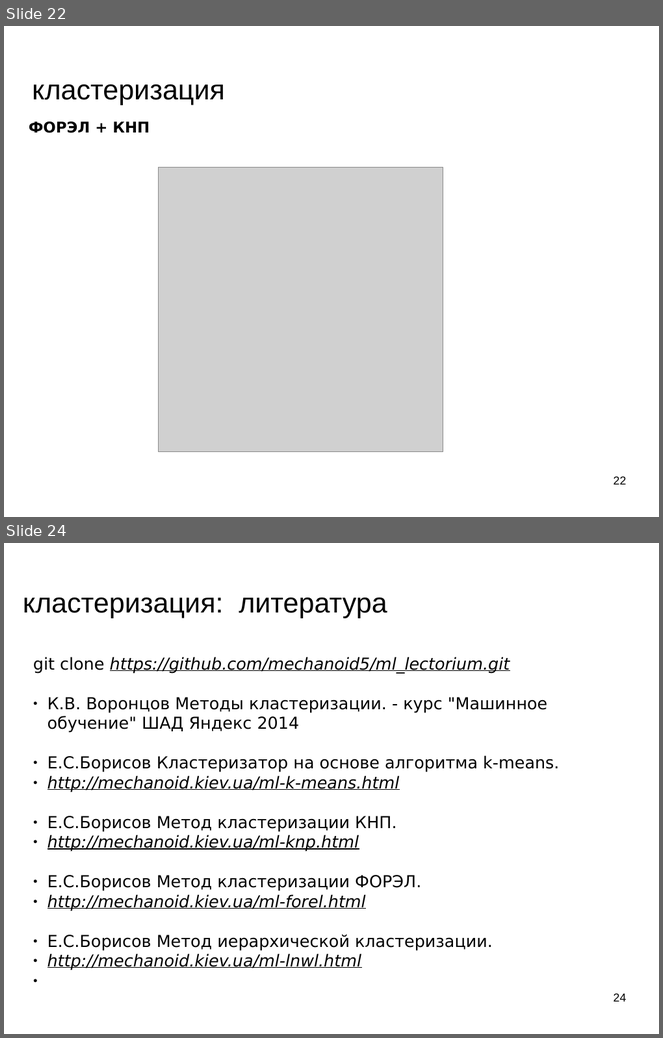
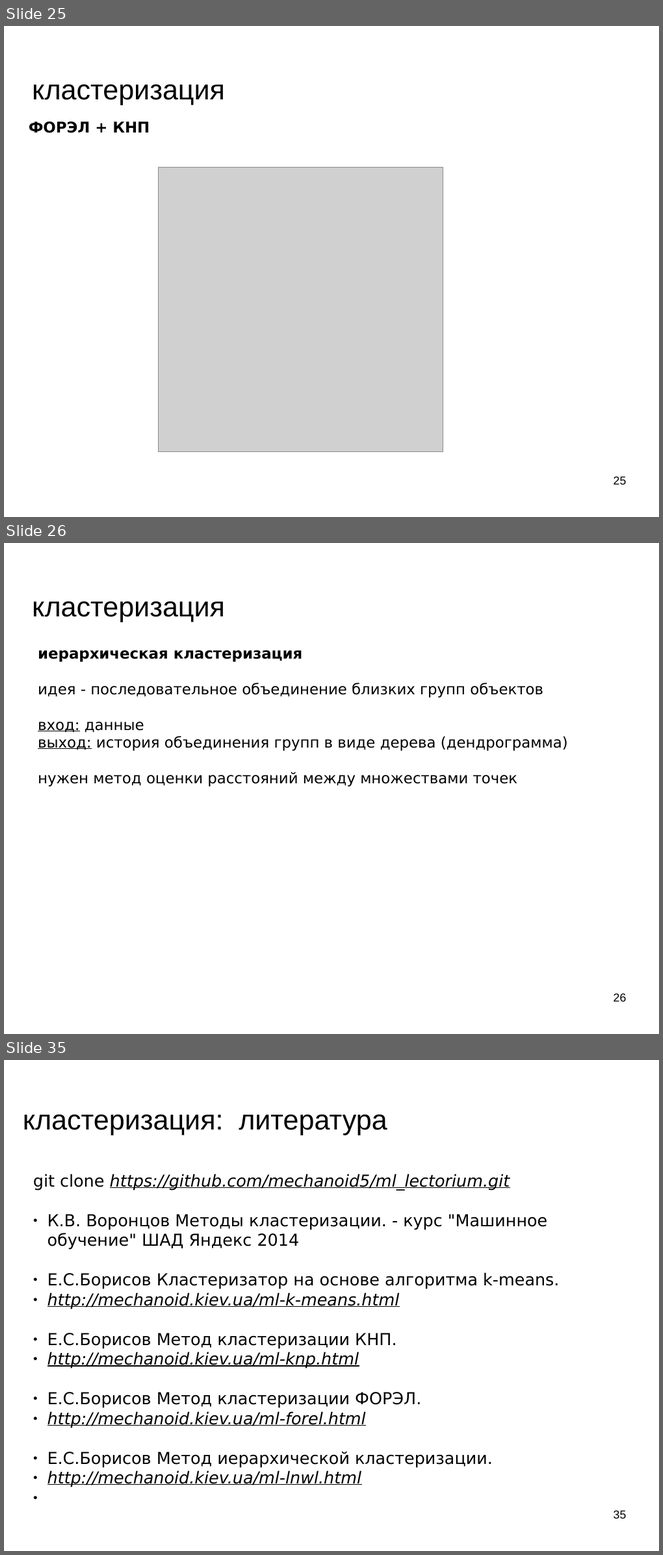
Before and after one commit to mechanoid5/ml_lectorium_legacy, a slide deck: 07-cluster.odp. Shown one above the other, each under a label of ours: slides 22 and 24 before the commit, slides 25, 26 and 35 after it; the slides between them are not shown. The pictures are 663x1038 and 663x1555 pixels, drawn with LibreOffice and Linux fonts; fonts in the diff are those of the drawing; grey boxes stand for pictures; background and template pictures are left out. Boxes give left, top, right and bottom in pixels: in the first picture for what was removed or moved away, otherwise in the second. Text is boxed around its words. In the diff, an @@ line names an element or a change of style, - is before the commit and + after.

```diff
--- a/07-cluster.odp
+++ b/07-cluster.odp
@@ slide 26 added at <box>4,543,659,1034</box>, background picture (left out) @@
@@ title added at <box>32,601,225,622</box>, 33.9 pt, text #000000 @@
+кластеризация
@@ text added at <box>38,650,568,787</box>, 18 pt, text #000000 @@
+иерархическая кластеризация
+идея - последовательное объединение близких групп объектов
+вход: данные
+выход: история объединения групп в виде дерева (дендрограмма)
+нужен метод оценки расстояний между множествами точек
@@ page number added at <box>614,993,627,1002</box>, 14 pt, text #000000 @@
+26
@@ what was slide 22 is now slide 25 @@
@@ page number at <box>614,476,627,485</box>: text changed @@
-22
+25
@@ what was slide 24 is now slide 35 @@
@@ page number at <box>614,1510,627,1519</box>: text changed @@
-24
+35
```
Also in this commit, not shown: 6 slides changed, 11 other slides added, 1 slide removed, 6 other files.
